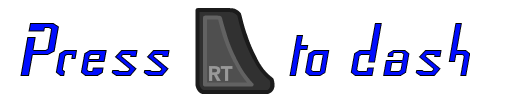
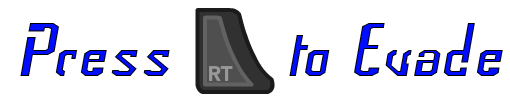
Revision of a layered w=510, h=100 image; what changed, layer by layer:
renamed "to dash" to "to Evade", painted on it over box(290, 23, 503, 76)
